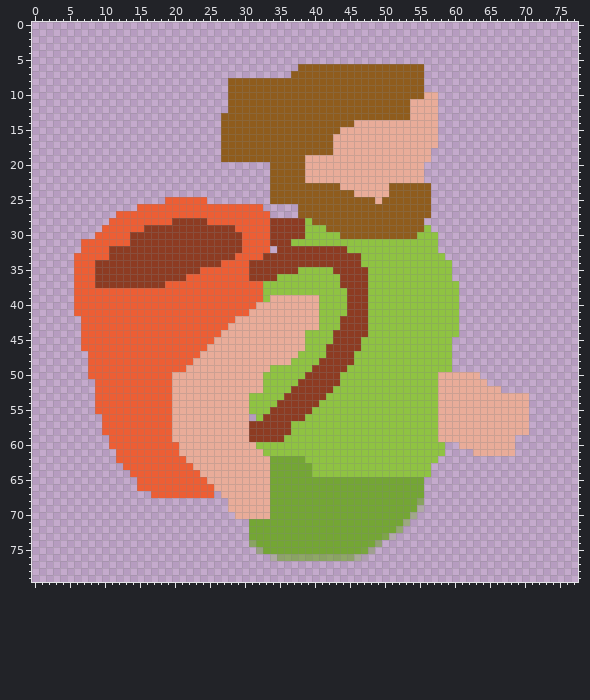
File history of a sprite sheet, plotfarmer/resources/images/skins/player/trunk.png. The picture above was drawn from the file before the commit.
The file is 78x80 pixels. Pixels under 10% opacity are left out. Colours within 5 levels of each other are drawn and written as one.
After:
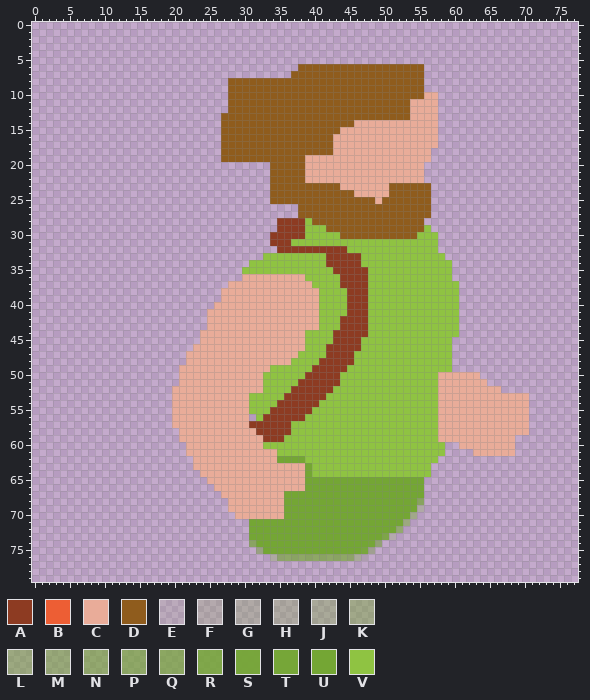
Palette (. is transparent): A #8d3b22  B #ed5e34  C #e9ac99  D #8f5c1d  E #74a6341c  F #74a63434  G #74a63440  H #74a63447  J #74a63455  K #74a63471  L #74a6347f  M #74a6348b  N #74a6349c  P #74a634aa  Q #74a634b1  R #74a634d9  S #74a634f1  T #74a634f8  U #74a634  V #8fc342
Changes in this commit:
@@ x 4..43 @@
 24 ..............................DDDDDDDDDD
-25 ...............BBBBBB.........DDDDDDDDDD
-26 ...........BBBBBBBBBBBBBBBBBB.....DDDDDD
-27 ........BBBBBBBBBBBBBBBBBBBBBB....DDDDDD
-28 .......BBBBBBBBBAAAAABBBBBBBBBAAAAAVDDDD
-29 ......BBBBBBAAAAAAAAAAAAABBBBBAAAAAVVVDD
-30 .....BBBBBAAAAAAAAAAAAAAAABBBBAAAAAVVVVV
-31 ...BBBBBBBAAAAAAAAAAAAAAAABBBBAAAVVVVVVV
-32 ...BBBBAAAAAAAAAAAAAAAAAAABBBB.AAAAAAAAA
-33 ..BBBBBAAAAAAAAAAAAAAAAAABBBBAAAAAAAAAAA
-34 ..BBBAAAAAAAAAAAAAAAAAABBBBAAAAAAAAAAAAA
-35 ..BBBAAAAAAAAAAAAAAABBBBBBBAAAAAAAVVVVVA
-36 ..BBBAAAAAAAAAAAAABBBBBBBBBAAAAVVVVVVVVV
-37 ..BBBAAAAAAAAAABBBBBBBBBBBBBBVVVVVVVVVVV
-38 ..BBBBBBBBBBBBBBBBBBBBBBBBBBBVVVVVVVVVVV
-39 ..BBBBBBBBBBBBBBBBBBBBBBBBBBBVCCCCCCCVVV
-40 ..BBBBBBBBBBBBBBBBBBBBBBBBBBCCCCCCCCCVVV
-41 ..BBBBBBBBBBBBBBBBBBBBBBBBBCCCCCCCCCCVVV
-42 ...BBBBBBBBBBBBBBBBBBBBBBCCCCCCCCCCCCVVV
-43 ...BBBBBBBBBBBBBBBBBBBBBCCCCCCCCCCCCCVVV
-44 ...BBBBBBBBBBBBBBBBBBBBCCCCCCCCCCCCVVVVA
-45 ...BBBBBBBBBBBBBBBBBBBCCCCCCCCCCCCCVVVVA
-46 ...BBBBBBBBBBBBBBBBBBCCCCCCCCCCCCCCVVVAA
-47 ....BBBBBBBBBBBBBBBBCCCCCCCCCCCCCCVVVVAA
-48 ....BBBBBBBBBBBBBBBCCCCCCCCCCCCCCVVVVAAA
-49 ....BBBBBBBBBBBBBBCCCCCCCCCCCCVVVVVVAAAA
-50 ....BBBBBBBBBBBBCCCCCCCCCCCCCVVVVVVAAAAA
-51 .....BBBBBBBBBBBCCCCCCCCCCCCCVVVVVAAAAAA
-52 .....BBBBBBBBBBBCCCCCCCCCCCCCVVVVAAAAAAV
-53 .....BBBBBBBBBBBCCCCCCCCCCCVVVVVAAAAAAVV
-54 .....BBBBBBBBBBBCCCCCCCCCCCVVVVAAAAAAVVV
-55 .....BBBBBBBBBBBCCCCCCCCCCCVVVAAAAAAVVVV
-56 ......BBBBBBBBBBCCCCCCCCCCC.VAAAAAAVVVVV
-57 ......BBBBBBBBBBCCCCCCCCCCCAAAAAAVVVVVVV
-58 ......BBBBBBBBBBCCCCCCCCCCCAAAAAAVVVVVVV
-59 .......BBBBBBBBBCCCCCCCCCCCAAAAAVVVVVVVV
-60 .......BBBBBBBBBBCCCCCCCCCCCVVVVVVVVVVVV
-61 ........BBBBBBBBBCCCCCCCCCCCCVVVVVVVVVVV
-62 ........BBBBBBBBBBCCCCCCCCCCCCUUUUUVVVVV
-63 .........BBBBBBBBBBCCCCCCCCCCCUUUUUUVVVV
-64 ..........BBBBBBBBBBCCCCCCCCCCUUUUUUVVVV
-65 ...........BBBBBBBBBBCCCCCCCCCUUUUUUUUUU
-66 ...........BBBBBBBBBBBCCCCCCCCUUUUUUUUUU
-67 .............BBBBBBBBB.CCCCCCCUUUUUUUUUU
-68 ........................CCCCCCUUUUUUUUUU
-69 ........................CCCCCCUUUUUUUUUU
-70 .........................CCCCCUUUUUUUUUU
+25 ..............................DDDDDDDDDD
+26 ..................................DDDDDD
+27 ..................................DDDDDD
+28 ...............................AAAAVDDDD
+29 ...............................AAAAVVVDD
+30 ..............................AAAAAVVVVV
+31 ..............................AAAVVVVVVV
+32 ...............................AAAAAAAAA
+33 .............................VVVVVVVVVAA
+34 ...........................VVVVVVVVVVVAA
+35 ..........................VVVVVVVVVVVVVA
+36 ..........................CCCCCCCCCVVVVV
+37 ........................CCCCCCCCCCCCVVVV
+38 .......................CCCCCCCCCCCCCCVVV
+39 .......................CCCCCCCCCCCCCCVVV
+40 ......................CCCCCCCCCCCCCCCVVV
+41 .....................CCCCCCCCCCCCCCCCVVV
+42 .....................CCCCCCCCCCCCCCCCVVV
+43 .....................CCCCCCCCCCCCCCCCVVV
+44 ....................CCCCCCCCCCCCCCCVVVVA
+45 ....................CCCCCCCCCCCCCCCVVVVA
+46 ...................CCCCCCCCCCCCCCCCVVVAA
+47 ..................CCCCCCCCCCCCCCCCVVVVAA
+48 ..................CCCCCCCCCCCCCCCVVVVAAA
+49 .................CCCCCCCCCCCCCVVVVVVAAAA
+50 .................CCCCCCCCCCCCVVVVVVAAAAA
+51 .................CCCCCCCCCCCCVVVVVAAAAAA
+52 ................CCCCCCCCCCCCCVVVVAAAAAAV
+53 ................CCCCCCCCCCCVVVVVAAAAAAVV
+54 ................CCCCCCCCCCCVVVVAAAAAAVVV
+55 ................CCCCCCCCCCCVVVAAAAAAVVVV
+56 ................CCCCCCCCCCC.VAAAAAAVVVVV
+57 ................CCCCCCCCCCCAAAAAAVVVVVVV
+58 .................CCCCCCCCCCCAAAAAVVVVVVV
+59 .................CCCCCCCCCCCCAAAVVVVVVVV
+60 ..................CCCCCCCCCCCVVVVVVVVVVV
+61 ..................CCCCCCCCCCCCCVVVVVVVVV
+62 ...................CCCCCCCCCCCCUUUUVVVVV
+63 ...................CCCCCCCCCCCCCCCCUVVVV
+64 ....................CCCCCCCCCCCCCCCUVVVV
+65 .....................CCCCCCCCCCCCCCUUUUU
+66 ......................CCCCCCCCCCCCCUUUUU
+67 .......................CCCCCCCCCUUUUUUUU
+68 ........................CCCCCCCCUUUUUUUU
+69 ........................CCCCCCCCUUUUUUUU
+70 .........................CCCCCCCUUUUUUUU
 71 ...........................UUUUUUUUUUUUU
